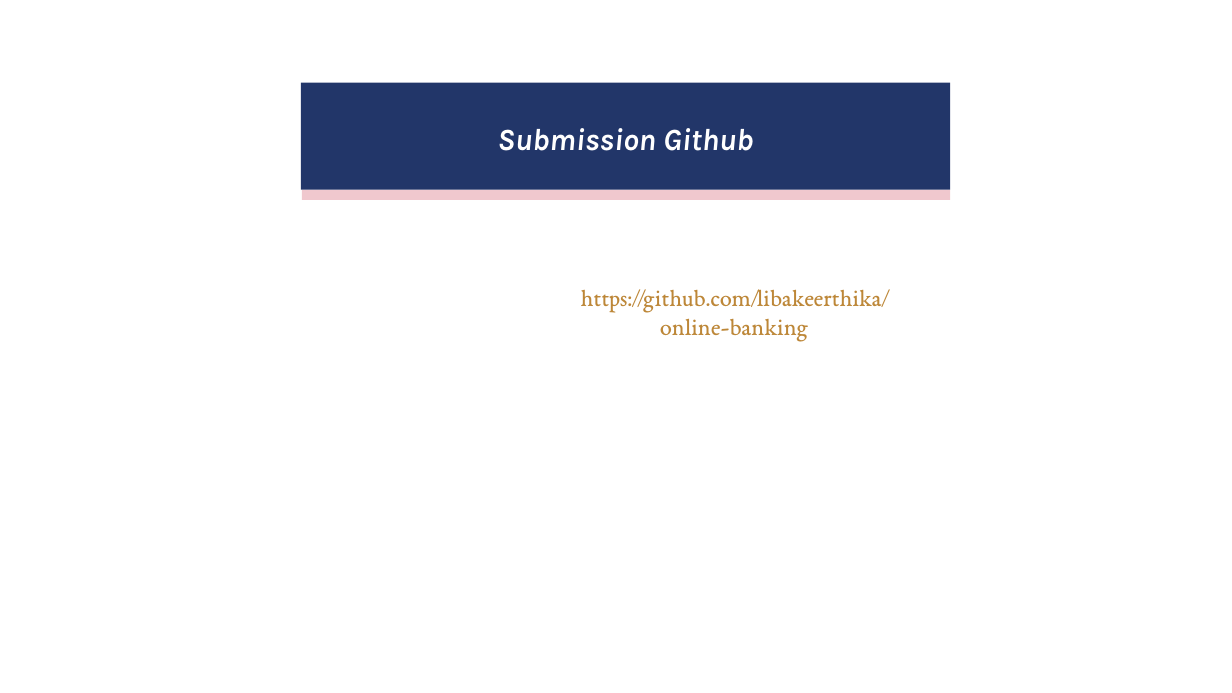
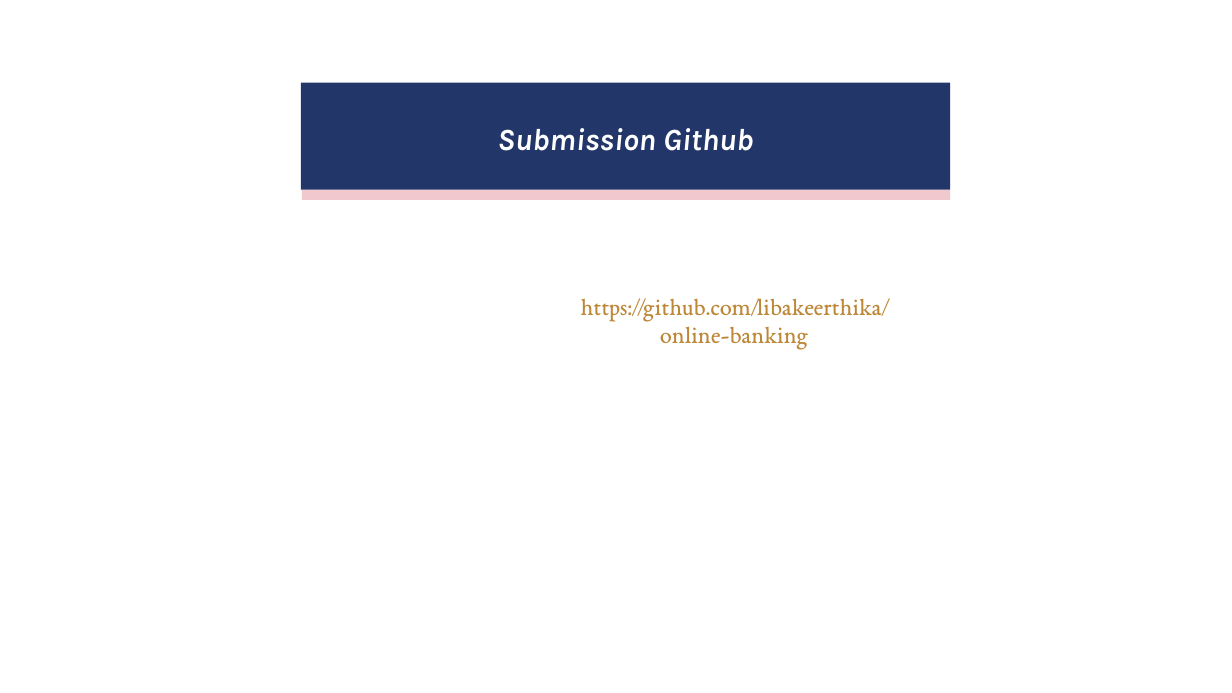
Before and after one commit to libakeerthika/online-banking, a slide deck: slide 11 of Group_A9_11.pptx (slide 8 before the commit). Drawn at 1232x693 pixels with LibreOffice and Linux fonts; fonts in the diff are those of the drawing; background and template pictures are left out. Boxes give left, top, right and bottom in pixels: in the first picture for what was removed or moved away, otherwise in the second. Text is boxed around its words. In the diff, an @@ line names an element or a change of style, - is before the commit and + after.

```diff
--- a/Group_A9_11.pptx
+++ b/Group_A9_11.pptx
@@ text "https://github.com/libakeerthika/online-banking": place and size @@
-text "https://github.com/libakeerthika/online-banking" at [581, 289, 888, 342]
+text "https://github.com/libakeerthika/online-banking" at [581, 298, 888, 350]
```
Also in this commit, not shown: 4 other slides changed, 6 slides added, 3 slides removed.
